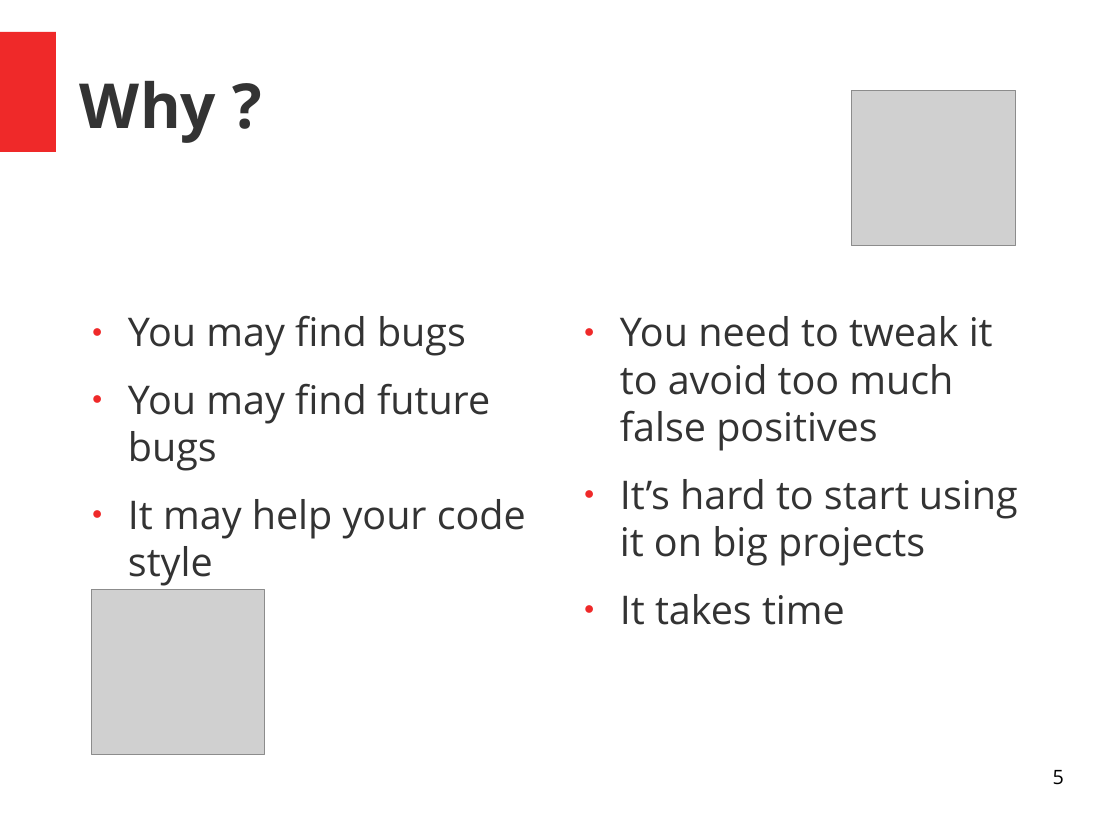
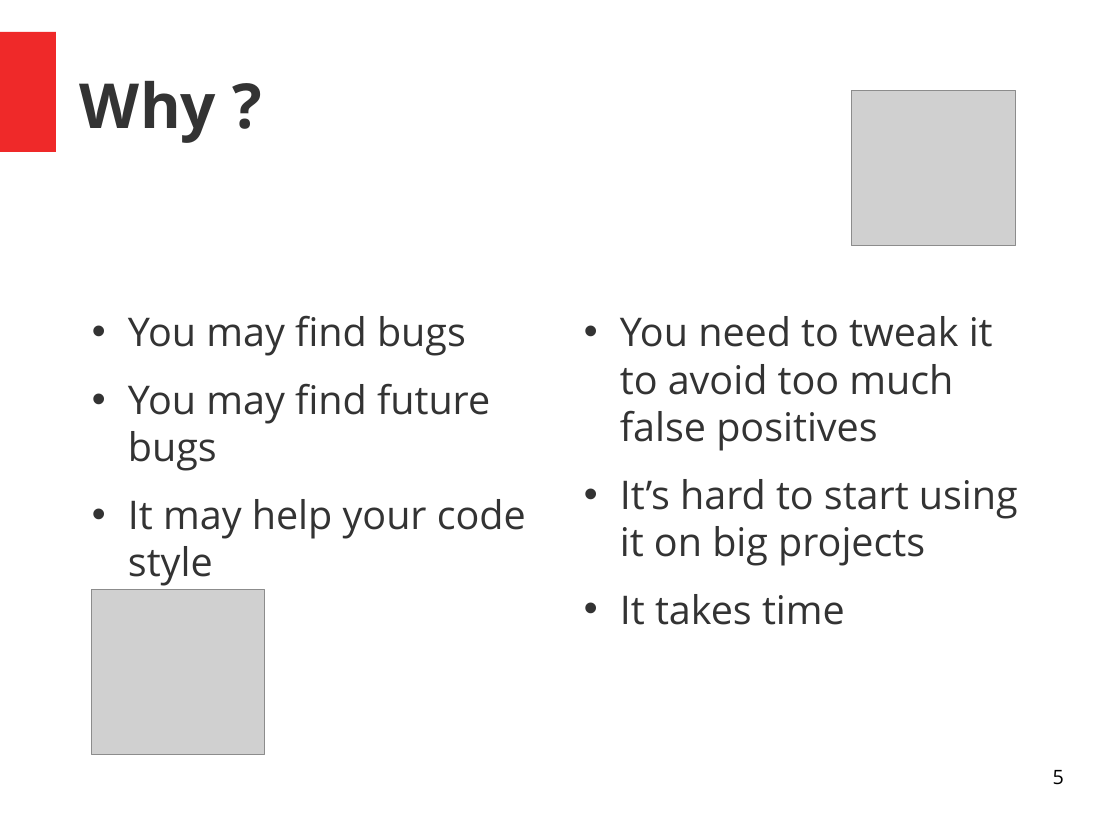
Before and after one commit to PandaChauve/StaticAnalysisTests, a slide deck: slide 5 of Untitled 1.odp. Drawn at 1120x840 pixels with LibreOffice and Linux fonts; fonts in the diff are those of the drawing; grey boxes stand for pictures. Boxes give left, top, right and bottom in pixels: in the first picture for what was removed or moved away, otherwise in the second. Text is boxed around its words. In the diff, an @@ line names an element or a change of style, - is before the commit and + after.

```diff
--- a/Untitled 1.odp
+++ b/Untitled 1.odp
@@ text "You may find bugs" at (128, 315, 526, 586): bullet ● to • @@
@@ text "You need to tweak it ..." at (620, 316, 1018, 625): bullet ● to • @@
```
Also in this commit, not shown: 22 slides added, 1 slide removed, 1 other file.
